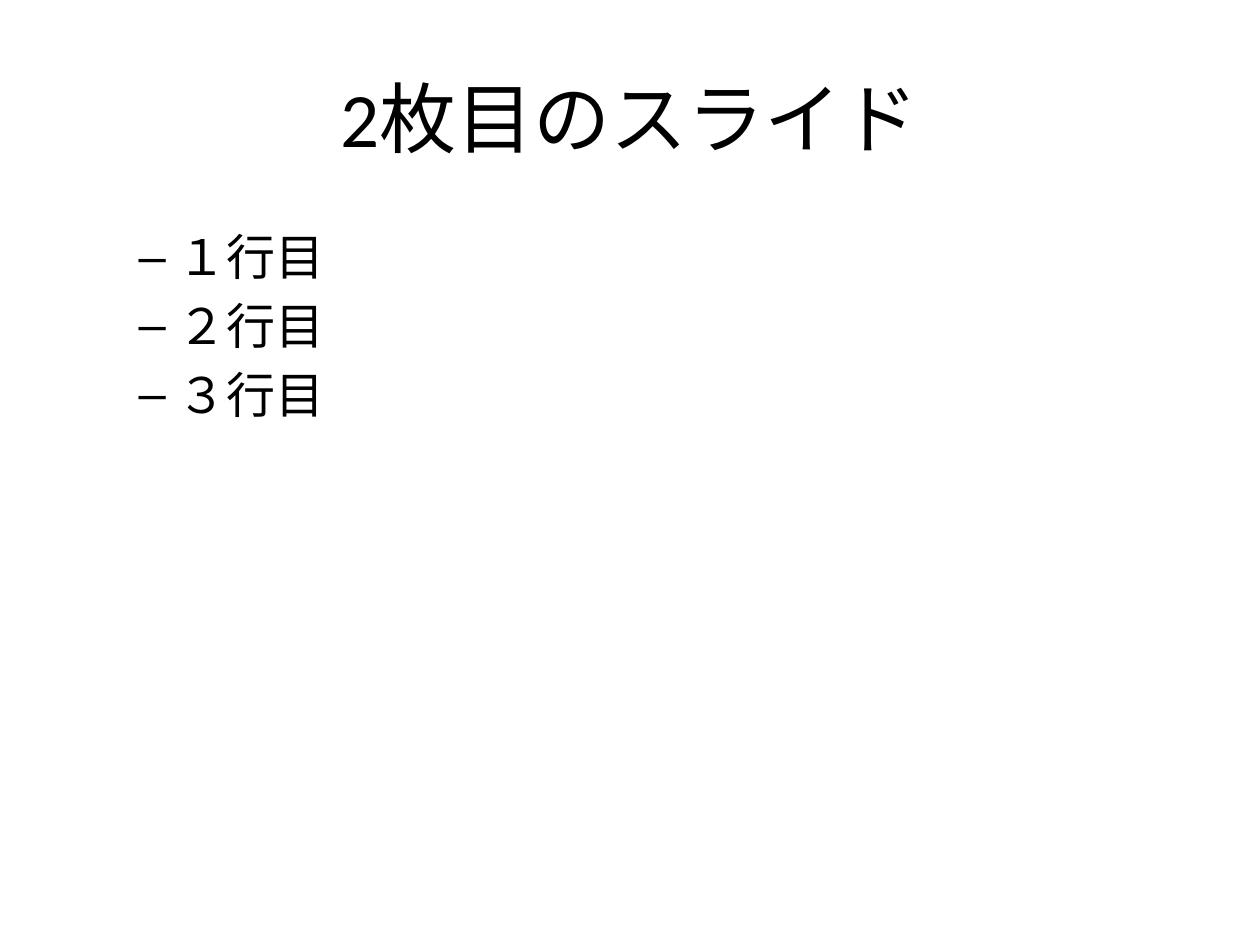
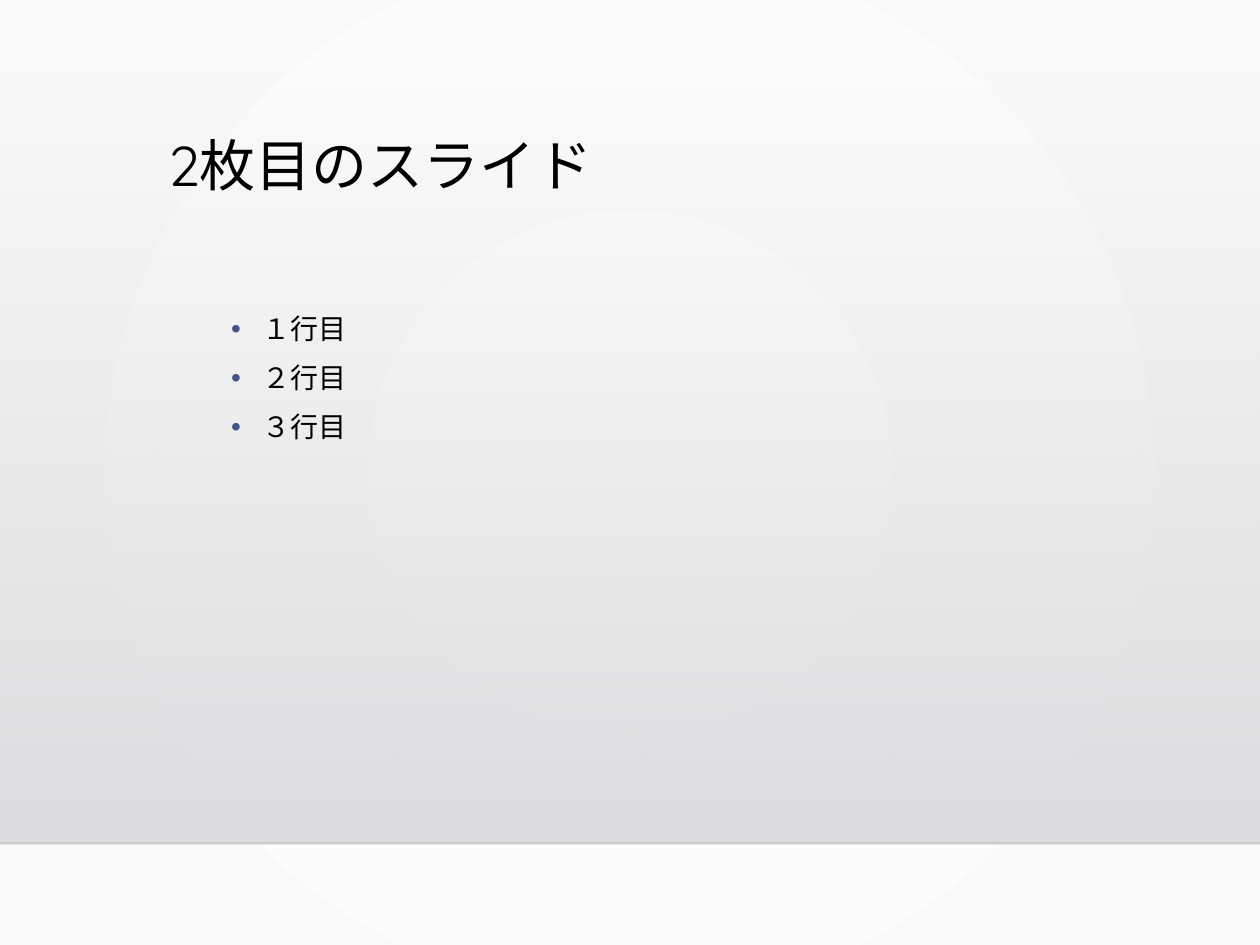
Before and after one commit to cohyou/pandoc-trial, a slide deck: slide 3 of hoge.pptx. Drawn at 1260x945 pixels with LibreOffice and Linux fonts; fonts in the diff are those of the drawing; background and template pictures are left out. Boxes give left, top, right and bottom in pixels: in the first picture for what was removed or moved away, otherwise in the second. Text is boxed around its words. In the diff, an @@ line names an element or a change of style, - is before the commit and + after.

```diff
--- a/hoge.pptx
+++ b/hoge.pptx
@@ background #FFFFFF to gradient #FFFFFF to #FAFAFA @@
@@ rectangle added at [0, 64, 1260, 843], fill gradient #DCDCE0 to #DEDEE2 @@
@@ title "2枚目のスライド": place and size @@
-title "2枚目のスライド" at [341, 83, 919, 154]
+title "2枚目のスライド" at [168, 139, 592, 191]
@@ title "2枚目のスライド" at [168, 139, 592, 191]: size 44 to 32 pt, font Calibri to Quicksand; alignment centre to left; line spacing 1 to 0.9; vertical alignment middle to top @@
@@ text "１行目": place and size @@
-text "１行目" at [178, 234, 325, 417]
+text "１行目" at [263, 315, 347, 440]
@@ text "１行目" at [263, 315, 347, 440]: size 28 to 16 pt, font Calibri to Quicksand; bullet – to •; line spacing 1 to 1.2 @@
@@ line added from (0, 843) to (1260, 843), #000001 1 pt @@
```
Also in this commit, not shown: 4 other slides changed, 3 other files.
